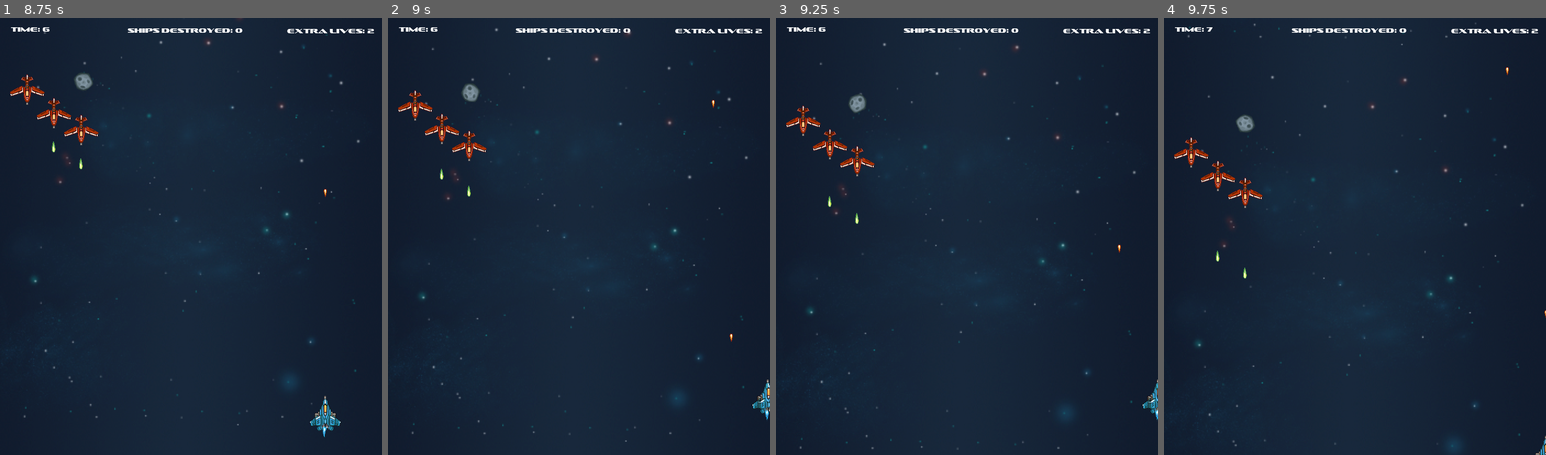
Above: before the commit, frames 1-4 (left to right).
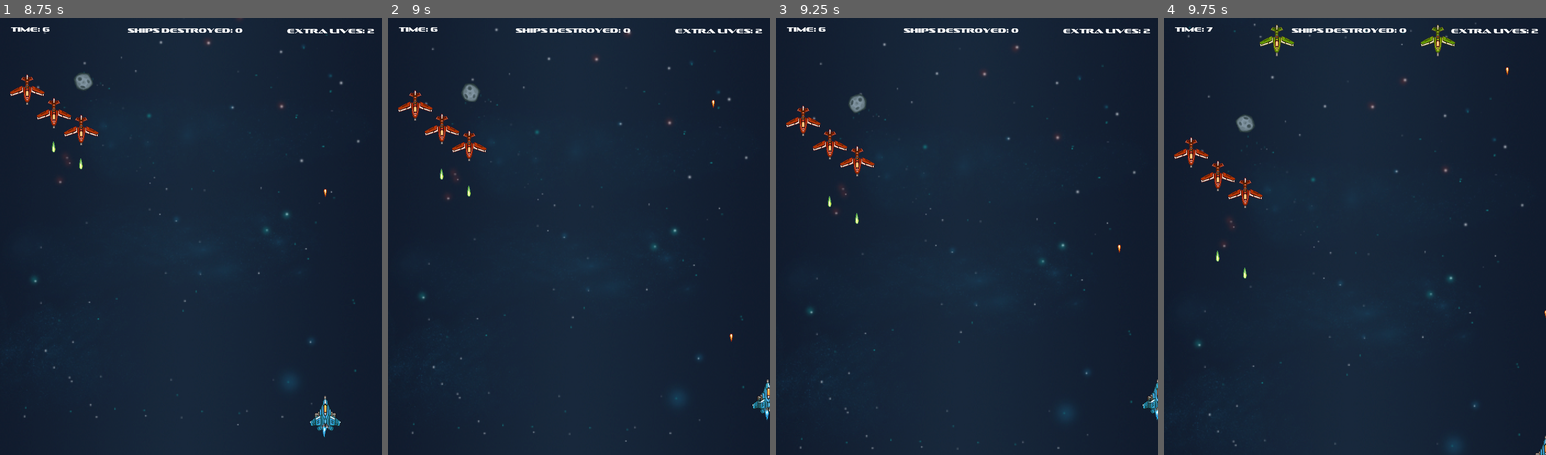
Above: after the commit, the same moments.

Repository: jdibble21/FP-Space-Odyssey
Game: Godot game, scene res://src/Menu.tscn
Two runs of this game, one before a commit and one after it. Both use one fixed random seed, a clock stepped at 60 frames per second and the inputs below. Sound files missing from this copy of the repository are replaced by a short silence.
Inputs (mouse positions are in pixels of both pictures, inside the frame that each line leads up to):
- Up to frame 1 (8.75 s): click "PLAY!" at 0.5 s; click "PLAY!" at 1.25 s; move the mouse to (275, 214) at 2.02 s; press the mouse at (275, 214) at 2.03 s; hold D (move_right) 2.03-2.78 s; move the mouse to (114, 258) at 2.77 s; release the mouse at (114, 258) at 2.78 s; hold S (move_down) 2.78-3.53 s; click (114, 258) at 2.85 s; move the mouse to (229, 140) at 3.52 s; press the mouse at (229, 140) at 3.53 s; hold D (move_right) 3.53-4.28 s; move the mouse to (171, 323) at 4.27 s; release the mouse at (171, 323) at 4.28 s; hold W (move_up) 4.28-5.03 s; click (171, 323) at 4.35 s; move the mouse to (305, 302) at 5.02 s; press the mouse at (305, 302) at 5.03 s; hold A (move_left) 5.03-6.53 s; move the mouse to (76, 170) at 5.77 s; release the mouse at (76, 170) at 5.78 s; click (76, 170) at 5.85 s; move the mouse to (210, 236) at 6.52 s; press the mouse at (210, 236) at 6.53 s; hold S (move_down) 6.53-7.28 s; move the mouse to (133, 127) at 7.27 s; release the mouse at (133, 127) at 7.28 s; hold D (move_right) 7.28-8.03 s; click (133, 127) at 7.35 s; move the mouse to (275, 214) at 8.02 s; press the mouse at (275, 214) at 8.03 s; hold W (move_up) from 8.03 s (still down)
- Up to frame 2 (9 s): move the mouse to (502, 258) at 8.77 s; release W (move_up) at 8.78 s; release the mouse at (502, 258) at 8.78 s; hold D (move_right) from 8.78 s (still down); click (502, 258) at 8.85 s
- Up to frame 3 (9.25 s): keep holding D (move_right)
- Up to frame 4 (9.75 s): move the mouse to (1393, 140) at 9.52 s; release D (move_right) at 9.53 s; press the mouse at (1393, 140) at 9.53 s; hold S (move_down) from 9.53 s (still down)

Frames 1-3 are identical in both runs. In frame 4, 0.4% of the frame differs, in the area x 25-77%, y 1-9%.

Commit message:
Fix root_attach bug

Diff:
--- a/project/src/AdvancedEnemies/AdvancedEnemyMedium.gd
+++ b/project/src/AdvancedEnemies/AdvancedEnemyMedium.gd
@@ -13,7 +13,7 @@
 func _ready():
 	$Exhaust1.play("active")
 	$Exhaust2.play("active")
-	_current_scene_name = get_parent().get_parent().name
+	_current_scene_name = get_parent().name
 	print(_current_scene_name)
 
 func _process(delta):
--- a/project/src/LevelTwo/LevelTwo.tscn
+++ b/project/src/LevelTwo/LevelTwo.tscn
@@ -51,6 +51,7 @@
 
 [node name="SpeedShipSpawnTimer" type="Timer" parent="ShipSpawns"]
 wait_time = 7.0
+autostart = true
 
 [node name="HazardTimer" type="Timer" parent="."]
 wait_time = 5.0
